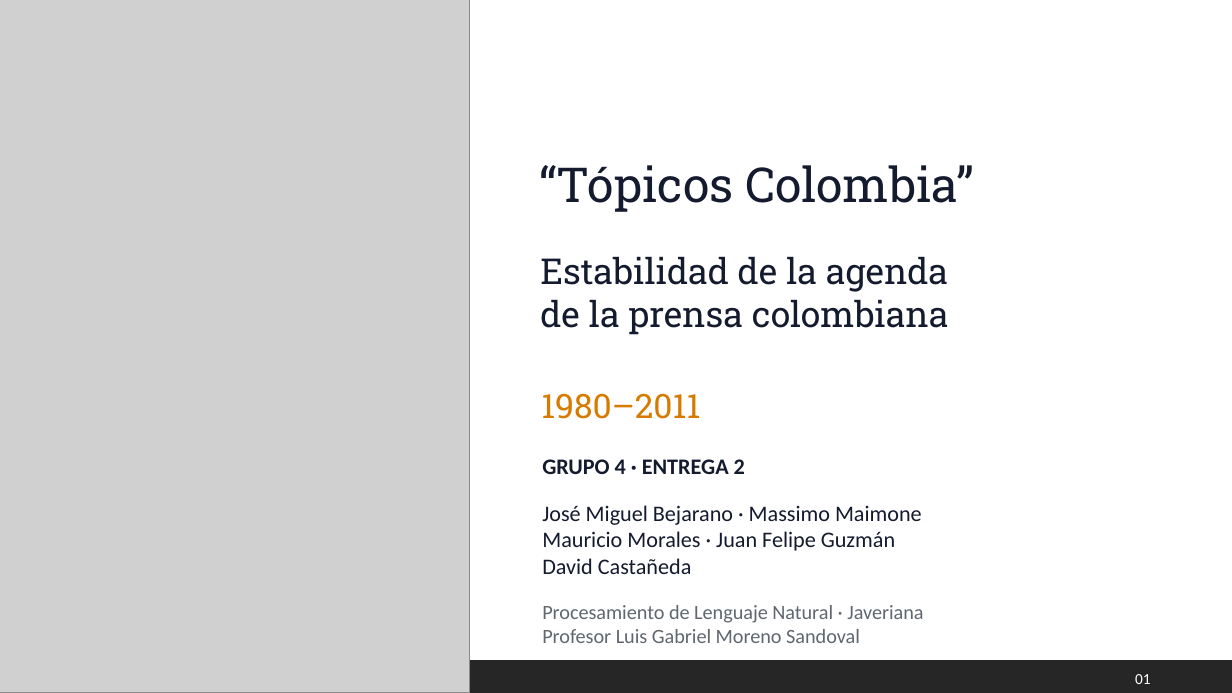
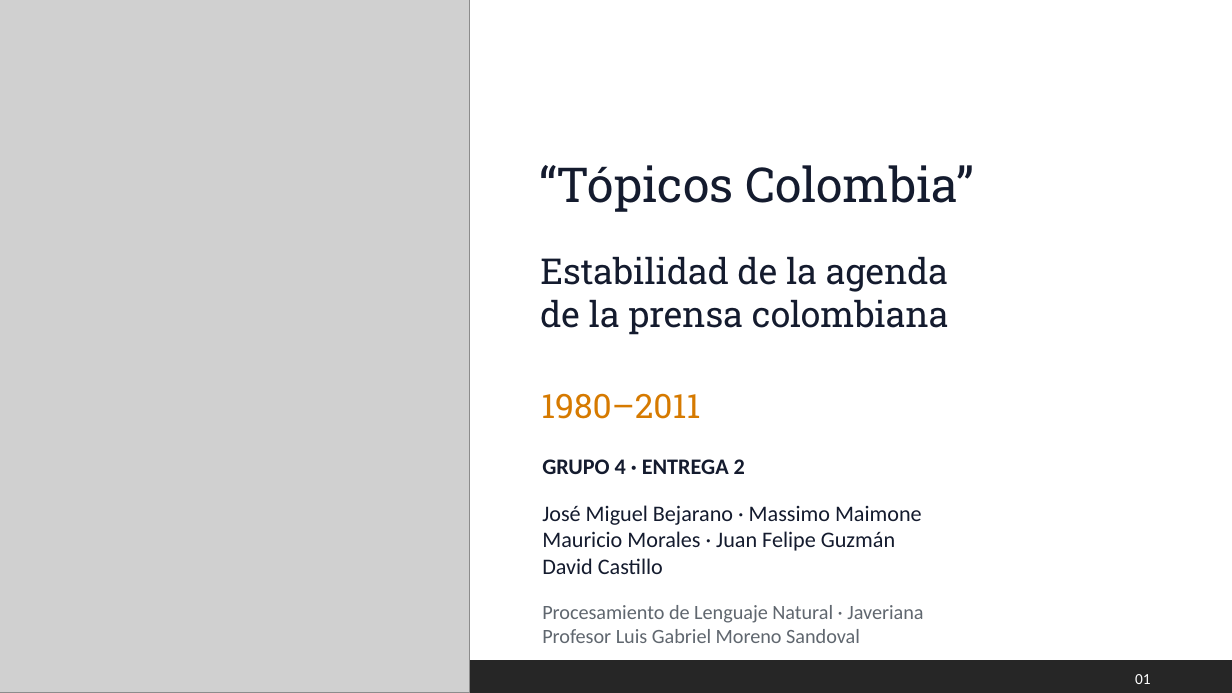
Before and after one commit to massimomg2/pln-proyecto-puj, a slide deck: slide 1 of docs/Estabilidad de la agenda temática de la prensa colombiana (1980–2011).pptx. Drawn at 1232x693 pixels with LibreOffice and Linux fonts; fonts in the diff are those of the drawing; grey boxes stand for pictures. Boxes give left, top, right and bottom in pixels: in the first picture for what was removed or moved away, otherwise in the second. Text is boxed around its words. In the diff, an @@ line names an element or a change of style, - is before the commit and + after.

```diff
--- a/docs/Estabilidad de la agenda temática de la prensa colombiana (1980–2011).pptx
+++ b/docs/Estabilidad de la agenda temática de la prensa colombiana (1980–2011).pptx
@@ text at bbox=[542, 558, 663, 574]: text changed @@
-David Castañeda
+David Castillo
```
Also in this commit, not shown: 4 other files.
